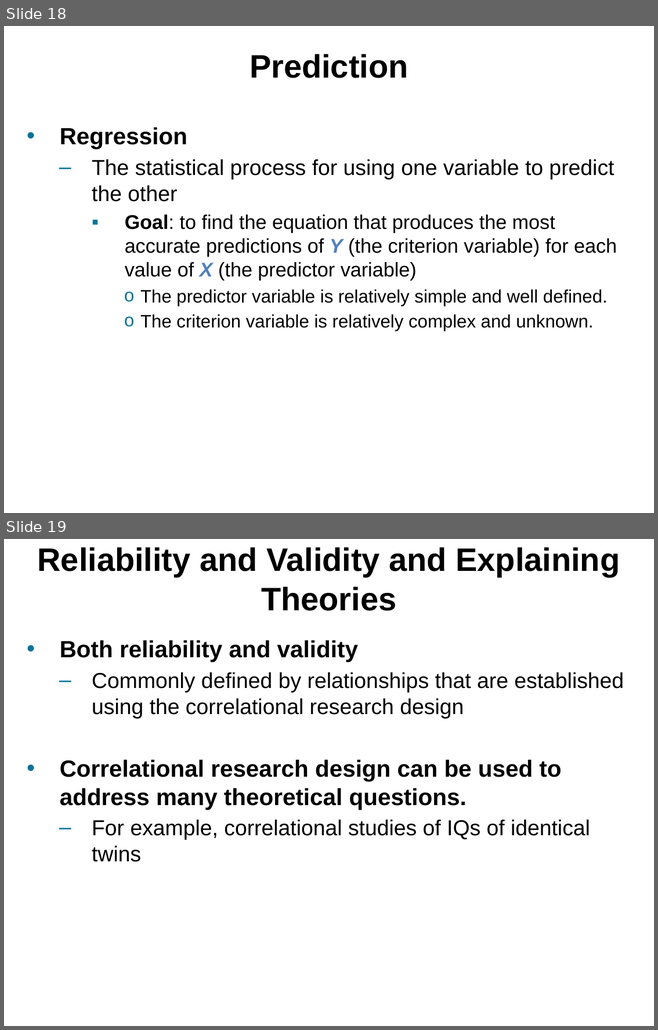
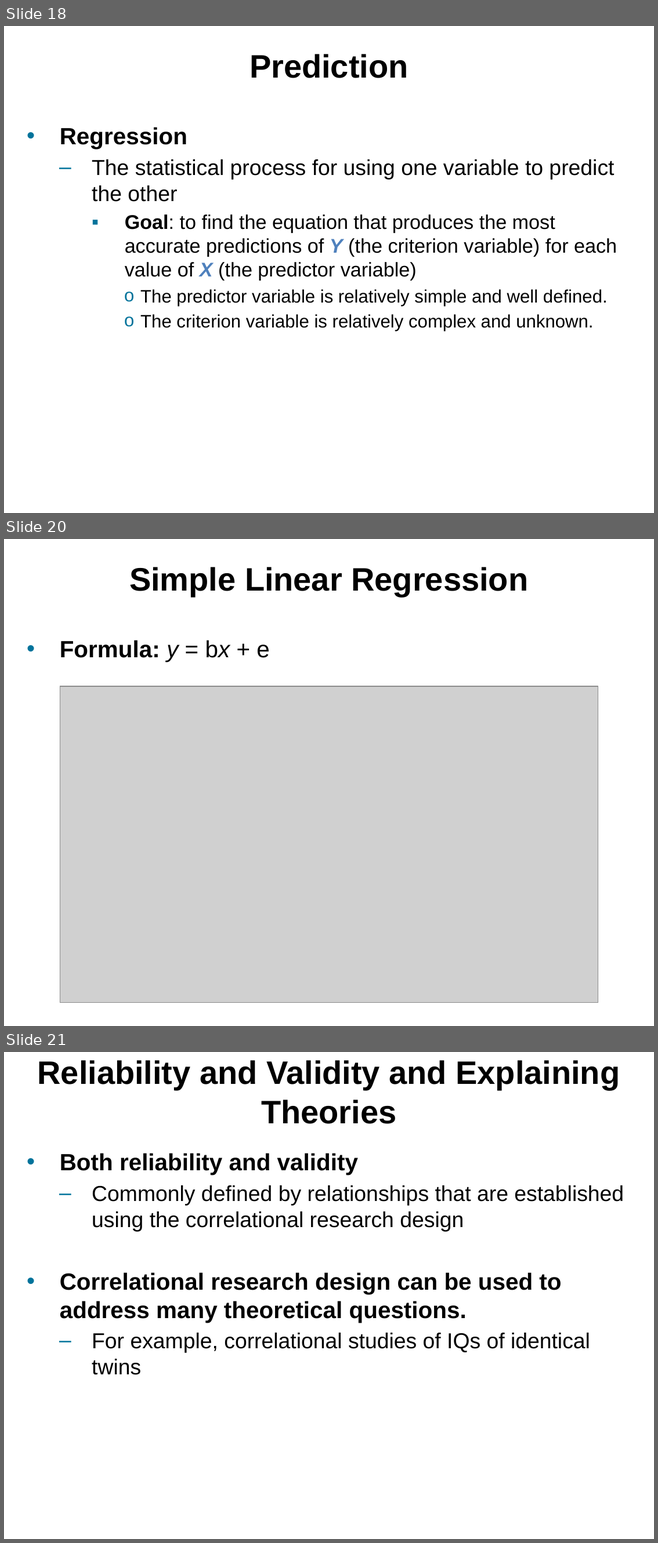
Before and after one commit to npm27/Teaching-Materials, a slide deck: Research Methods/Slides/Chapter 12.pptx. Shown one above the other, each under a label of ours: slides 18 and 19 before the commit, slides 18, 20 and 21 after it; the slides between them are not shown. The pictures are 658x1030 and 658x1543 pixels, drawn with LibreOffice and Linux fonts; fonts in the diff are those of the drawing; grey boxes stand for pictures. Boxes give left, top, right and bottom in pixels: in the first picture for what was removed or moved away, otherwise in the second. Text is boxed around its words. In the diff, an @@ line names an element or a change of style, - is before the commit and + after.

```diff
--- a/Research Methods/Slides/Chapter 12.pptx
+++ b/Research Methods/Slides/Chapter 12.pptx
@@ slide 20 added at (4, 539, 654, 1026), background #FFFFFF @@
@@ title added at (129, 567, 528, 596), 36 pt, text #000000, bold @@
+Simple Linear Regression
@@ text added at (60, 640, 269, 662), 26 pt, text #000000, bold @@
+• Formula: y = bx + e
@@ picture added at (60, 686, 597, 1003) @@
@@ what was slide 19 is now slide 21 @@
```
Also in this commit, not shown: 2 slides changed, 1 other slide added, 1 slide removed.
